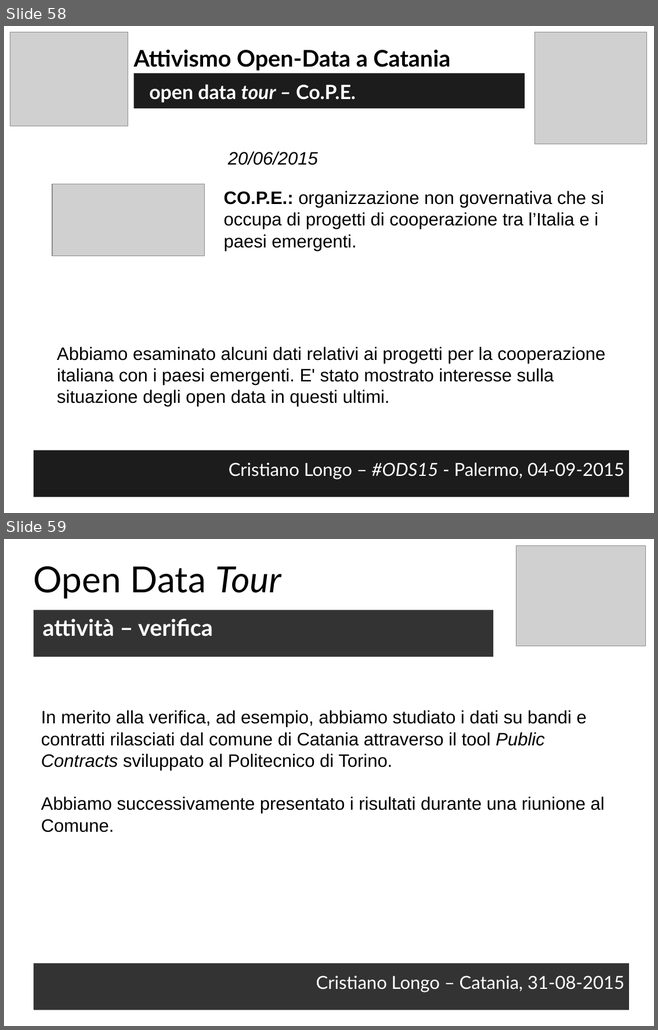
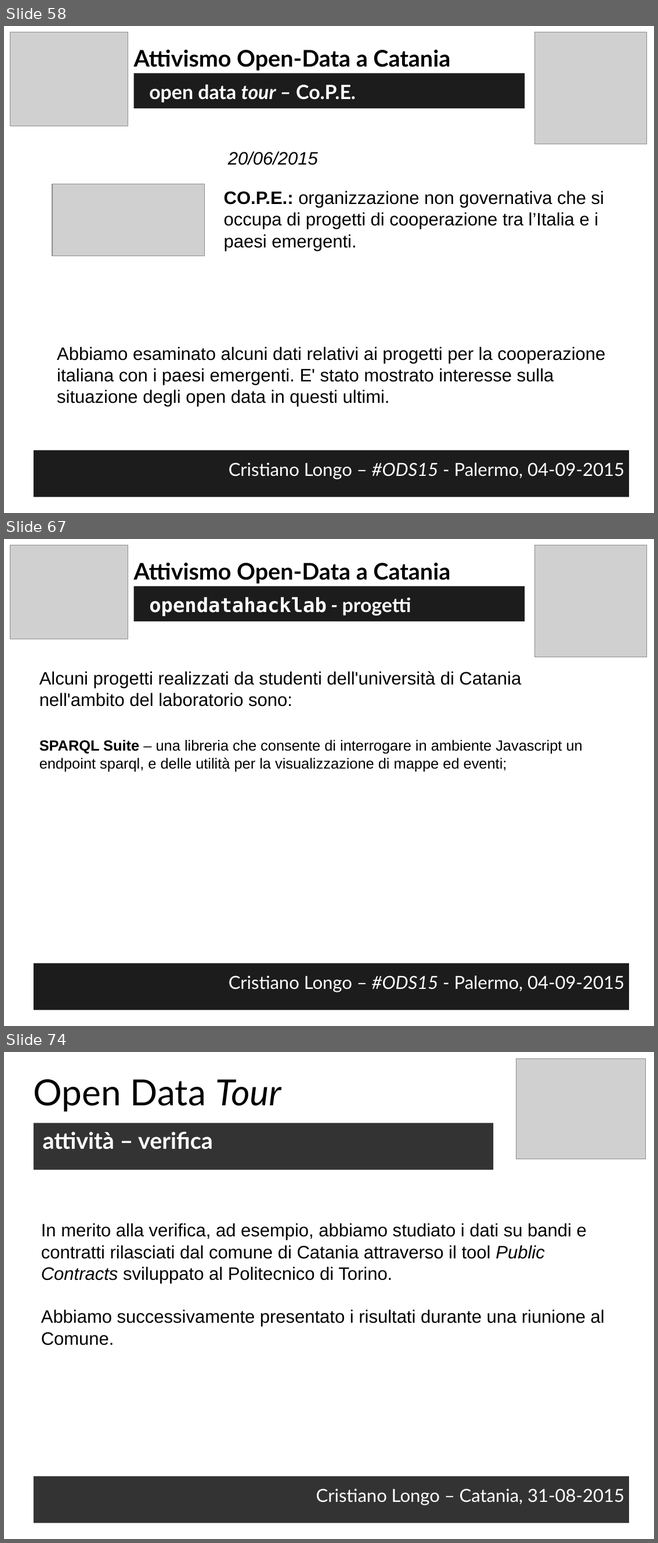
Before and after one commit to opendatahacklab/opendatahacklab.github.io, a slide deck: events/odt_ods15.odp. Shown one above the other, each under a label of ours: slides 58 and 59 before the commit, slides 58, 67 and 74 after it; the slides between them are not shown. The pictures are 658x1030 and 658x1543 pixels, drawn with LibreOffice and Linux fonts; fonts in the diff are those of the drawing; grey boxes stand for pictures. Boxes give left, top, right and bottom in pixels: in the first picture for what was removed or moved away, otherwise in the second. Text is boxed around its words. In the diff, an @@ line names an element or a change of style, - is before the commit and + after.

Commit message:
ods15 - opendatahacklab description incomplete

```diff
--- a/events/odt_ods15.odp
+++ b/events/odt_ods15.odp
@@ slide 67 added at (x1=4, y1=539, x2=654, y2=1026), background #FFFFFF @@
@@ picture added at (x1=10, y1=545, x2=128, y2=639) @@
@@ picture added at (x1=535, y1=545, x2=647, y2=657) @@
@@ text added at (x1=134, y1=562, x2=450, y2=584), 28 pt, text #000000, bold @@
+Attivismo Open-Data a Catania
@@ text added at (x1=134, y1=586, x2=524, y2=621), fill #1C1C1C, 24 pt, text #FFFFFF, bold @@
+opendatahacklab - progetti
@@ text added at (x1=39, y1=671, x2=521, y2=707), 22 pt, text #000000 @@
+Alcuni progetti realizzati da studenti dell'università di Catania nell'ambito del laboratorio sono:
@@ text added at (x1=39, y1=740, x2=582, y2=772), 18 pt, text #000000 @@
+SPARQL Suite – una libreria che consente di interrogare in ambiente Javascript un endpoint sparql, e delle utilità per la visualizzazione di mappe ed eventi;
@@ text added at (x1=34, y1=964, x2=629, y2=1010), fill #1C1C1C, 22 pt, text #FFFFFF @@
+Cristiano Longo – #ODS15 - Palermo, 04-09-2015
@@ what was slide 59 is now slide 74 @@
```
Also in this commit, not shown: 14 other slides added.
